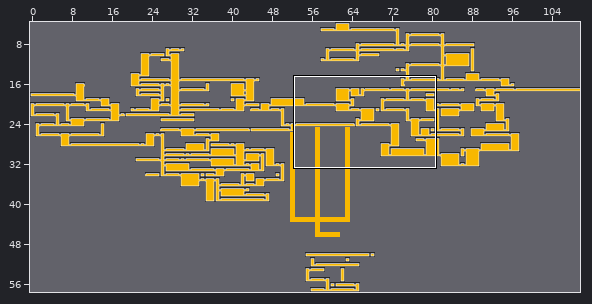
Two versions of a level (Tiled map, maps/worldmaptiles.tmx). The first picture is a wide view before the edit; the outline marks the close-up.
Close-up. Earlier state:
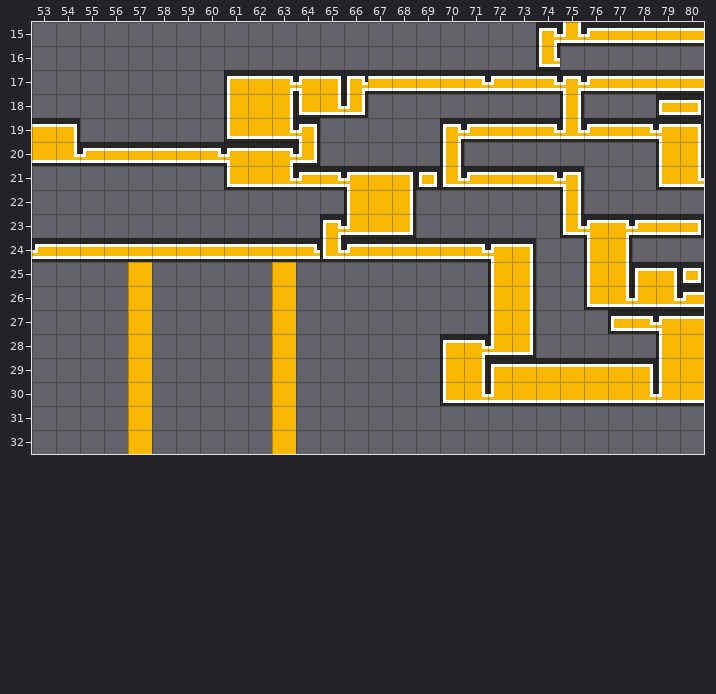
Cells are 16x16 px. Shown: x 53..80, y 15..32. The commit also changed other parts of the map, which this record leaves out.
After:
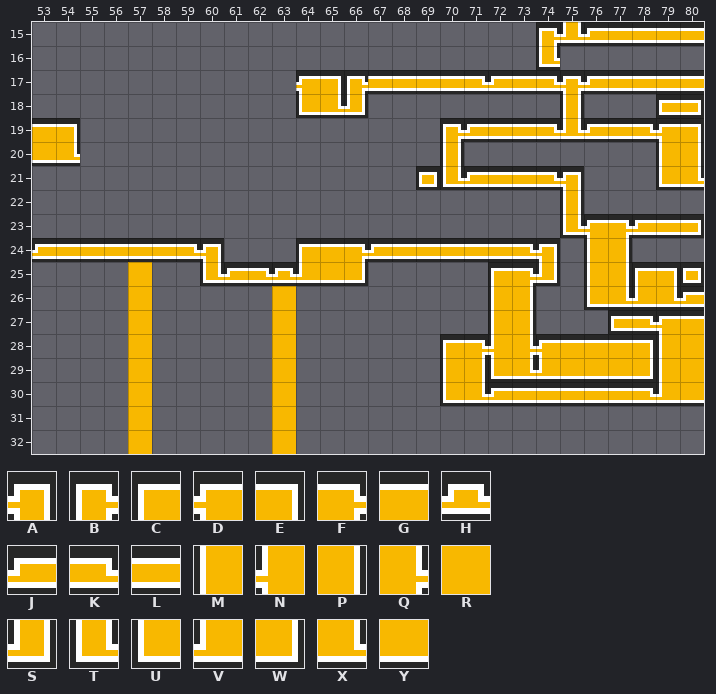
Key: from "maptiles": A 1, B 2, C 16, D 17, E 32, F 34, G 48, H 67, J 81, K 98, L 112, M 144, N 145, P 160, Q 162, R 176, S 193, T 194, U 208, V 209, W 224, X 226, Y 240.
_ is an empty cell.
Diff:
Layer "pits":
The author put tile A in row 24 at x 74.
Tile M becomes tile C in row 25 at x 72.
The author put tile C in row 24 at x 64.
The author put tile D in row 28 at x 74.
The author put tile E in row 28 at x 78.
Tile J becomes tile F in row 24 at x 66.
Tile P becomes tile F in row 25 at x 73.
Tile T becomes tile G in row 24 at x 65.
The author put tile G in row 28 at x 75 to 77.
The author put tile H in row 25 at x 63.
Tile L becomes tile J in row 24 at x 67.
Tile V becomes tile J in row 30 at x 72.
Tile E becomes tile K in row 24 at x 73.
Tile X becomes tile K in row 30 at x 78.
Tile D becomes tile L in row 24 at x 72.
Tile K becomes tile L in row 24 at x 71.
Tile Y becomes tile L in row 30 at x 73 to 77.
Tile V becomes tile N in row 28 at x 72.
Tile W becomes tile Q in row 28 at x 73.
The author put tile S in row 25 at x 74.
Tile C becomes tile U in row 29 at x 72.
Tile G becomes tile V in row 29 at x 74.
The author put tile V in row 25 at x 64.
Tile E becomes tile W in row 29 at x 78.
The author put tile W in row 25 at x 66.
Tile G becomes tile X in row 29 at x 73.
Tile G becomes tile Y in row 29 at x 75 to 77.
The author put tile Y in row 25 at x 65.
Tile A is gone in row 19 at x 64.
Tile B is gone in row 23 at x 65.
Tile C is gone in row 17 at x 61.
Tile D is gone in row 20 at x 61; in row 21 at x 66.
Tile E is gone in row 21 at x 68.
Tile F is gone in row 17 at x 63; in row 20 at x 63.
Tile G is gone in row 17 at x 62; in row 20 at x 62; in row 21 at x 67.
Tile J is gone in row 20 at x 55; in row 21 at x 64.
Tile K is gone in row 20 at x 60; in row 21 at x 65.
Tile L is gone in row 20 at x 56 to 59.
Tile M is gone in row 18 at x 61; in row 22 at x 66.
Tile P is gone in row 18 at x 63; in row 22 at x 68.
Tile R is gone in row 18 at x 62; in row 22 at x 67.
Tile S is gone in row 20 at x 64.
Tile U is gone in row 19 at x 61; in row 21 at x 61.
Tile V is gone in row 23 at x 66.
Tile W is gone in row 23 at x 68.
Tile X is gone in row 19 at x 63; in row 21 at x 63.
Tile Y is gone in row 19 at x 62; in row 21 at x 62; in row 23 at x 67.
Layer "fridge":
Tile L becomes tile A in row 24 at x 60.
The author put tile J in row 25 at x 61.
Tile L becomes tile K in row 24 at x 59.
The author put tile K in row 25 at x 62.
The author put tile T in row 25 at x 60.
Tile K is gone in row 24 at x 64.
Tile L is gone in row 24 at x 61 to 63.
Tile R is gone in row 25 at x 63.
Where, in picture pixels (left, top, right, bottom), the same in both close-ups:
changed: (80, 70, 416, 286)
changed: (482, 238, 560, 286)
changed: (491, 334, 656, 391)
